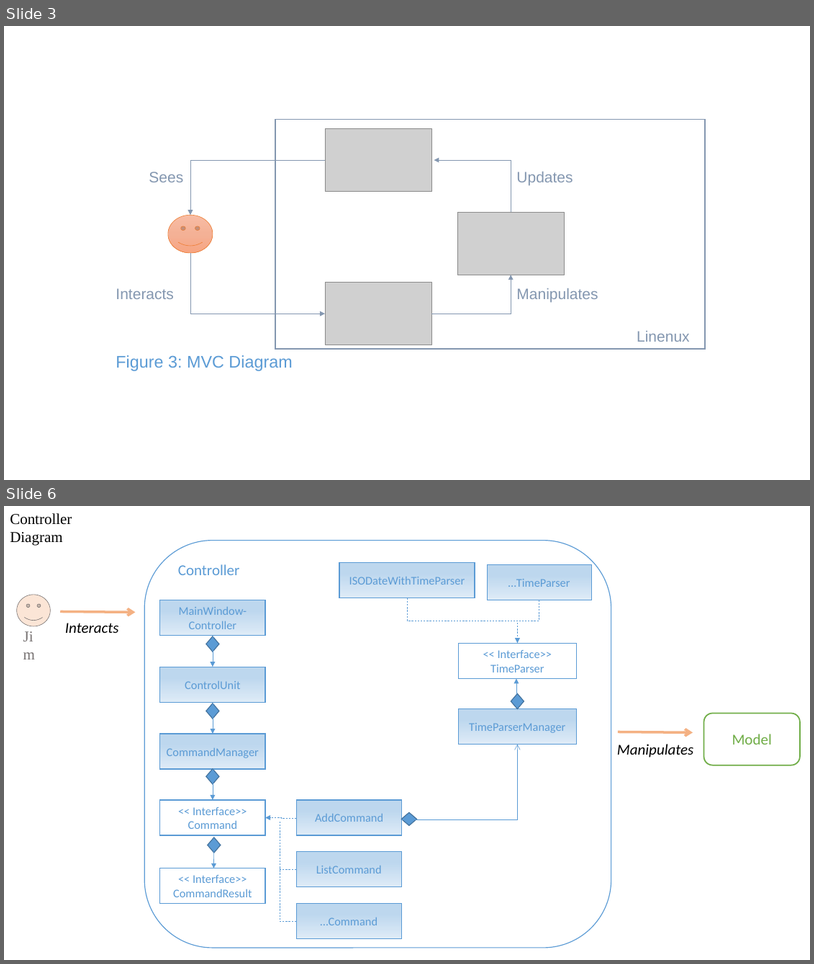
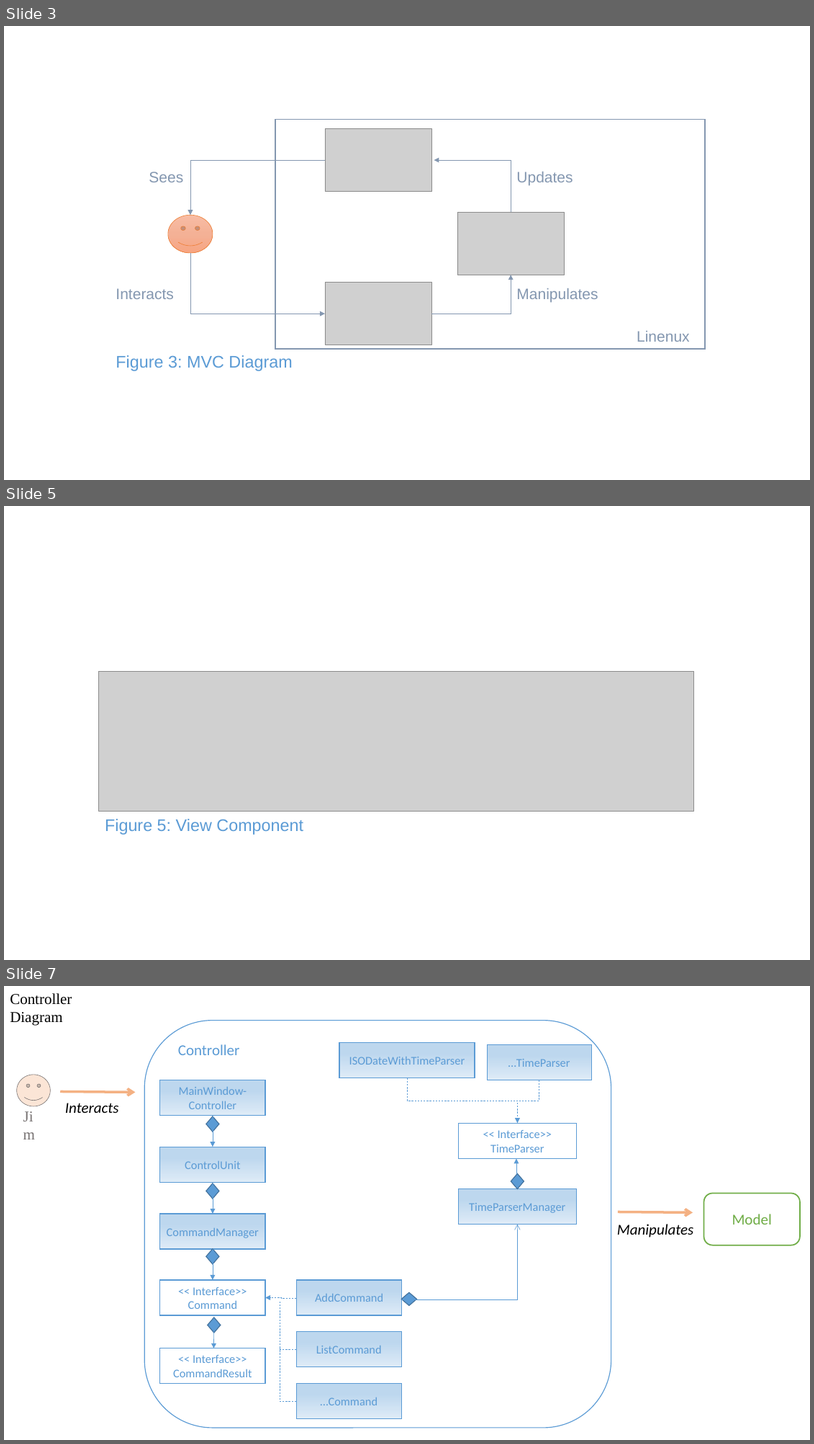
Before and after one commit to CS2103AUG2016-W11-C1/main, a slide deck: doc/DeveloperGuide.pptx. Shown one above the other, each under a label of ours: slides 3 and 6 before the commit, slides 3, 5 and 7 after it; the slides between them are not shown. The pictures are 814x964 and 814x1444 pixels, drawn with LibreOffice and Linux fonts; fonts in the diff are those of the drawing; grey boxes stand for pictures. Boxes give left, top, right and bottom in pixels: in the first picture for what was removed or moved away, otherwise in the second. Text is boxed around its words. In the diff, an @@ line names an element or a change of style, - is before the commit and + after.

```diff
--- a/doc/DeveloperGuide.pptx
+++ b/doc/DeveloperGuide.pptx
@@ slide 5 added at <box>4,506,810,960</box>, background #FFFFFF @@
@@ picture added at <box>99,671,147,703</box> @@
@@ picture added at <box>99,671,694,811</box> @@
@@ text added at <box>105,818,304,834</box>, 20 pt, text #5B9BD5 @@
+Figure 5: View Component
@@ what was slide 6 is now slide 7 @@
```
Also in this commit, not shown: 1 slide changed, 1 other slide added, 1 slide removed, 10 other files.
